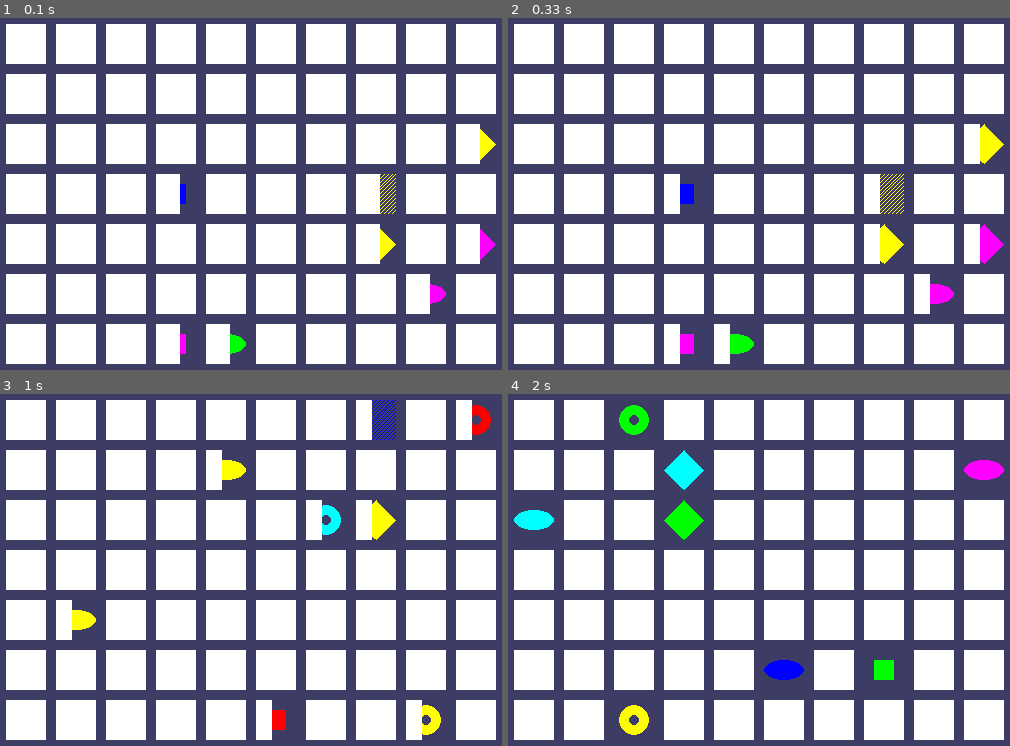
Above: before the commit, frames 1-4 (two rows, left to right).
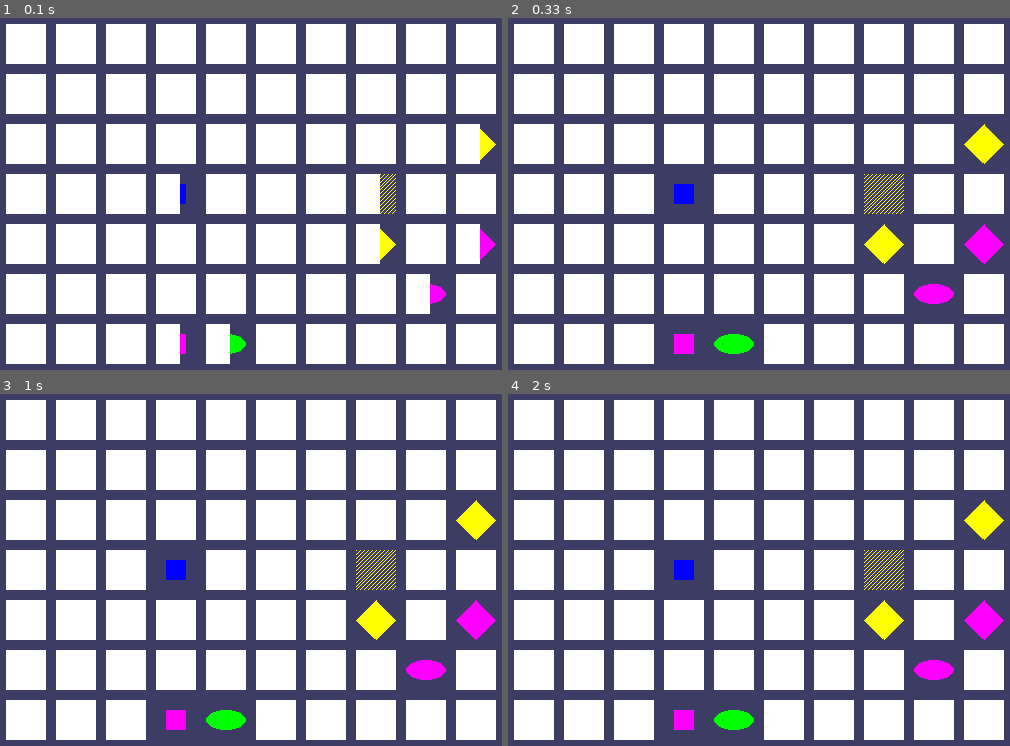
Above: after the commit, the same moments.

Repository: caseyjkey/pygames
Game: pygame game, started from memory_puzzle.py
The game is run twice, just before and just after one commit, with the same random seed, the same clock (stepped at 60 frames per second) and the same inputs.
Inputs:
- Up to frame 1 (0.1 s): no input
- Up to frame 2 (0.33 s): no input
- Up to frame 3 (1 s): no input
- Up to frame 4 (2 s): no input

Frame 1 is identical in both runs. In frame 2, 2.9% of the frame differs, in the area x 31-95%, y 30-99%; in frame 3, 12%; in frame 4, 14%, in the area x 1-99%, y 1-99%.

Commit message:
Game working. Possible changes, show boxes for longer at start by adding wait between reveal and cover methods. Changed window title to puzzle from game.

Diff:
--- a/memory_puzzle.py
+++ b/memory_puzzle.py
@@ -1,4 +1,6 @@
 # Memory Puzzle
+# Casey Key July 14, 2018
+# http://whatspython.com
 import random, pygame, sys
 from pygame.locals import *
 
@@ -53,7 +55,7 @@
 
     mousex = 0  # stores x coordinate of mouse event
     mousey = 0  # stores y coordinate of mouse event
-    pygame.display.set_caption("Memory Game")
+    pygame.display.set_caption("Memory Puzzle")
 
     mainBoard = getRandomizedBoard()
     revealedBoxes = generateRevealedBoxesData(False)
@@ -252,6 +254,7 @@
     drawBoard(board, coveredBoxes)
     for boxGroup in boxGroups:
         revealBoxesAnimation(board, boxGroup)
+        pygame.time.wait(2000)
         coverBoxesAnimation(board, boxGroup)
 
 def hasWon(revealedBoxes):
